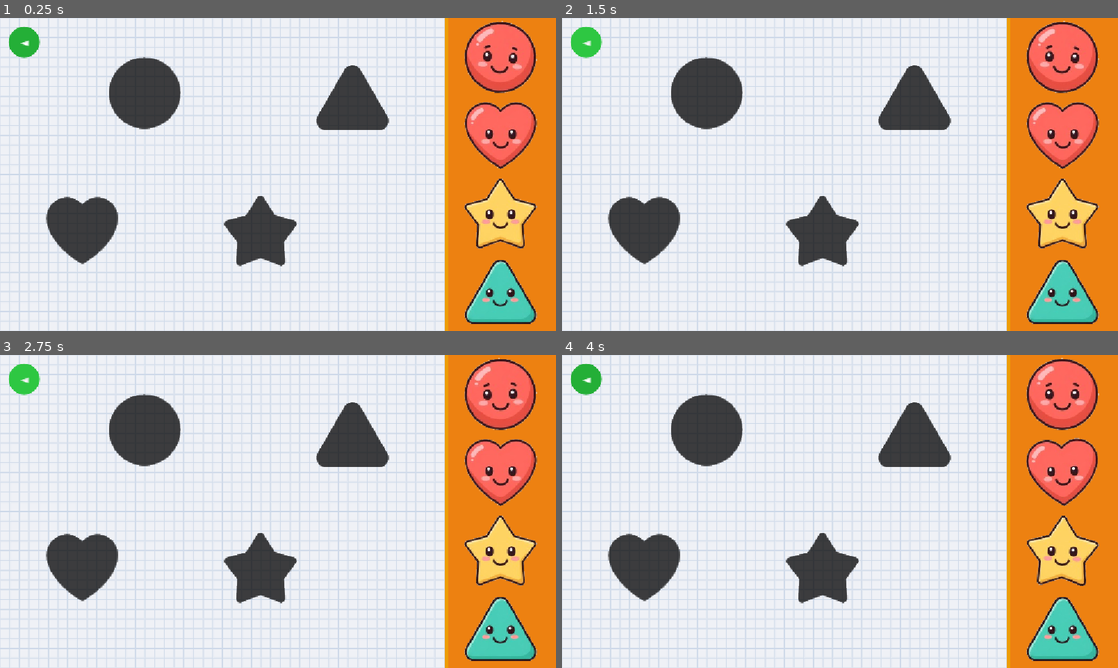
Above: before the commit, frames 1-4 (two rows, left to right).
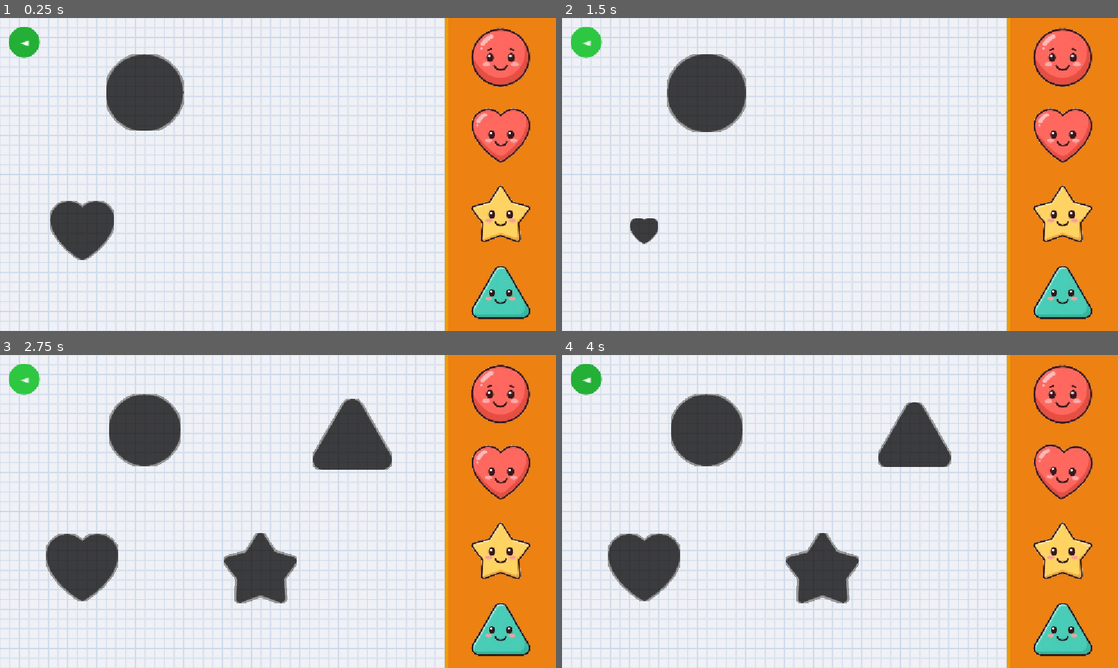
Above: after the commit, the same moments.

Repository: emirsalihgmrk/toddler-games
Game: Godot game, scene res://scenes/shadow-matching/shadow_matching.tscn
Same seed, same stepped clock (60 frames per second), same inputs: the game is played once before the commit and once after it. Sound files missing from this copy of the repository are replaced by a short silence.
Inputs (mouse positions are in pixels of both pictures, inside the frame that each line leads up to):
- Up to frame 1 (0.25 s): no input
- Up to frame 2 (1.5 s): click "◄" at 0.5 s; click "◄" at 1.25 s
- Up to frame 3 (2.75 s): click "◄" at 2 s
- Up to frame 4 (4 s): move the mouse to (962, 495) at 2.77 s; click (962, 495) at 2.92 s; drag from (728, 527) to (812, 574) at 3.52 s

The runs differ from the first frame. In frame 1, 9.4% of the frame differs, in the area x 8-97%, y 0-98%; in frame 2, 11%; in frame 3, 6.1%; in frame 4, 5.8%.

Commit message:
first commit

Diff:
--- a/scenes/shadow-matching/shadow_matching.gd
+++ b/scenes/shadow-matching/shadow_matching.gd
@@ -1,6 +1,7 @@
 extends Control
 
 const SNAP_THRESHOLD  := 90.0
+const DRAG_SCALE      := 0.82
 const SHAPE_SETS := [
 	["circle", "heart", "star", "triangle"],
 	["square", "cloud", "flower", "hexagon"],
@@ -37,9 +38,19 @@
 		_item_home_pos[s_cap]  = drag.position
 		_item_home_size[s_cap] = drag.size
 	$BackButton.pressed.connect(_on_back_pressed)
-	var delays := [0.0, 0.9, 1.8, 2.7]
+	for i in _shapes.size():
+		var shadow := get_node("Shadow_" + _shapes[i]) as TextureRect
+		shadow.pivot_offset = shadow.size / 2.0
+		shadow.scale = Vector2.ZERO
+		var stw := create_tween()
+		stw.tween_interval(i * 0.15)
+		stw.tween_property(shadow, "scale", Vector2.ONE, 0.35) \
+			.set_trans(Tween.TRANS_BACK).set_ease(Tween.EASE_OUT)
+	var delays := [0.6, 1.5, 2.4, 3.3]
 	for i in _shapes.size():
 		var item := right_panel.get_node("DragItem_" + _shapes[i]) as TextureRect
+		item.pivot_offset = item.size / 2.0
+		item.scale = Vector2(DRAG_SCALE, DRAG_SCALE)
 		_start_wobble(item, delays[i])
 
 func _input(event: InputEvent) -> void:
@@ -97,9 +108,11 @@
 	shadow.hide()
 	snd_correct.play()
 
+	item.pivot_offset = item.size / 2.0
 	var tw := create_tween().set_parallel()
-	tw.tween_property(item, "global_position", shadow.global_position, 0.18)
-	tw.tween_property(item, "size",            shadow.size,            0.18)
+	tw.tween_property(item, "global_position", shadow.global_position, 0.22)
+	tw.tween_property(item, "scale", Vector2.ONE, 0.28) \
+		.set_trans(Tween.TRANS_BACK).set_ease(Tween.EASE_OUT)
 	tw.chain().tween_callback(func(): _start_wobble(item, 0.0))
 
 	_matched_count += 1
@@ -121,6 +134,7 @@
 	item.reparent(right_panel, false)
 	item.position = _item_home_pos[shape]
 	item.size     = _item_home_size[shape]
+	item.scale    = Vector2(DRAG_SCALE, DRAG_SCALE)
 	_start_wobble(item, 0.6)
 
 func _find_item(shape: String) -> TextureRect:
--- a/scenes/shadow-matching/shadow_matching.tscn
+++ b/scenes/shadow-matching/shadow_matching.tscn
@@ -21,7 +21,16 @@
 [sub_resource type="Shader" id="Shader_shadow"]
 code = "shader_type canvas_item;
 void fragment() {
-	COLOR = vec4(0.0, 0.0, 0.0, texture(TEXTURE, UV).a * 0.75);
+	vec2 ps = TEXTURE_PIXEL_SIZE;
+	float a = texture(TEXTURE, UV).a;
+	float nb = clamp(
+		texture(TEXTURE, UV + vec2(4.0, 0.0) * ps).a +
+		texture(TEXTURE, UV + vec2(-4.0, 0.0) * ps).a +
+		texture(TEXTURE, UV + vec2(0.0, 4.0) * ps).a +
+		texture(TEXTURE, UV + vec2(0.0, -4.0) * ps).a,
+		0.0, 1.0);
+	float border = nb * (1.0 - a);
+	COLOR = vec4(0.6 * border, 0.6 * border, 0.6 * border, a * 0.75 + border);
 }"
 
 [sub_resource type="ShaderMaterial" id="ShaderMaterial_shadow"]
Not shown, changed: .gitignore
